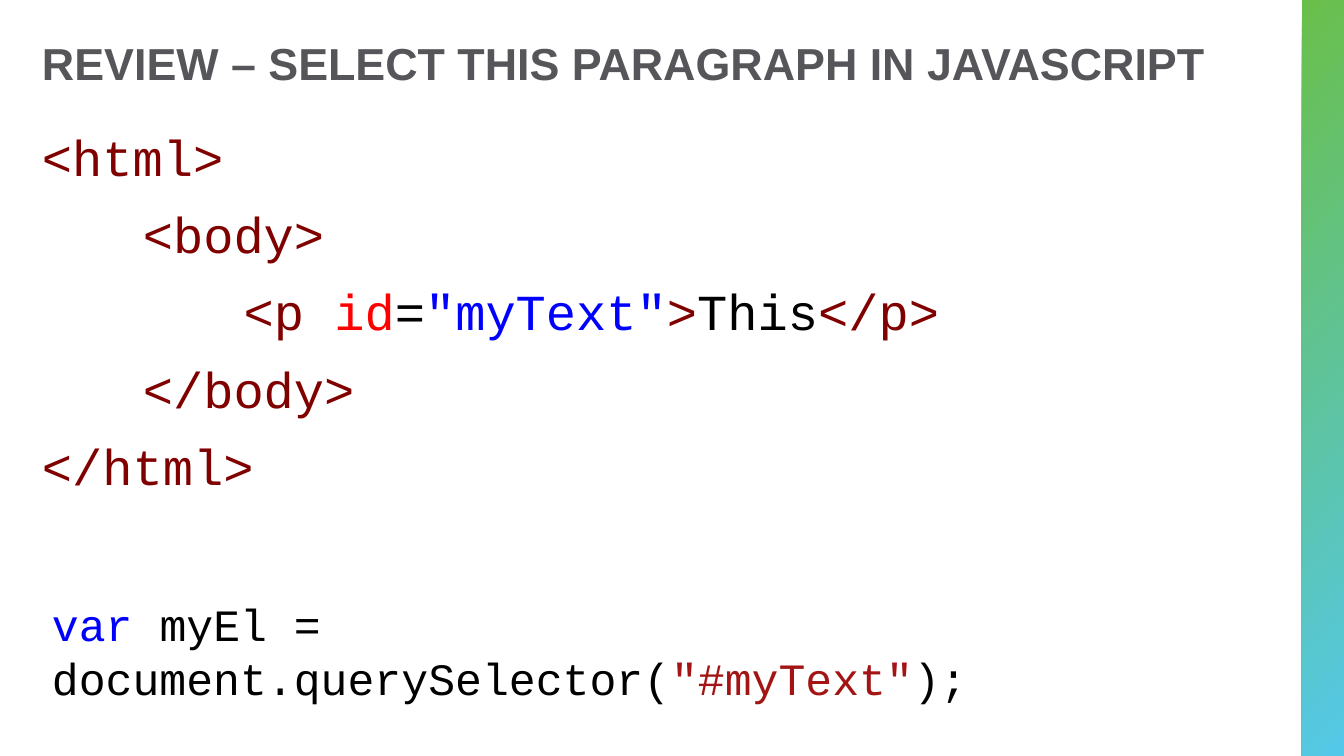
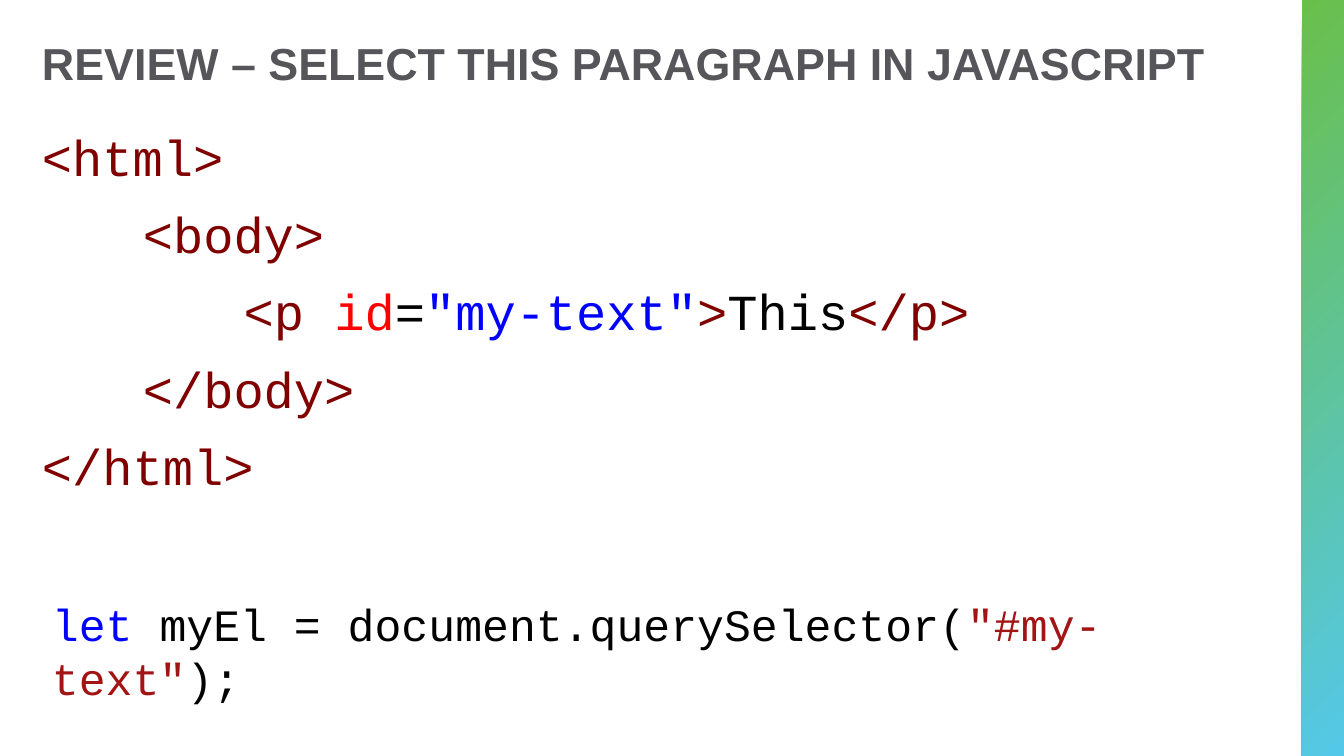
Before and after one commit to hytechclub/web-102, a slide deck: slide 2 of Week07/DomManipulationContinued.pptx. Drawn at 1344x756 pixels with LibreOffice and Linux fonts; fonts in the diff are those of the drawing. Boxes give left, top, right and bottom in pixels: in the first picture for what was removed or moved away, otherwise in the second. Text is boxed around its words. In the diff, an @@ line names an element or a change of style, - is before the commit and + after.

```diff
--- a/Week07/DomManipulationContinued.pptx
+++ b/Week07/DomManipulationContinued.pptx
@@ text at (x1=244, y1=294, x2=969, y2=341): text changed @@
-<p id="myText">This</p>
+<p id="my-text">This</p>
@@ text at (x1=52, y1=610, x2=1102, y2=705): text changed @@
-var myEl = document.querySelector("#myText");
+let myEl = document.querySelector("#my-text");
```
Also in this commit, not shown: 5 other slides changed, 1 slide added.
